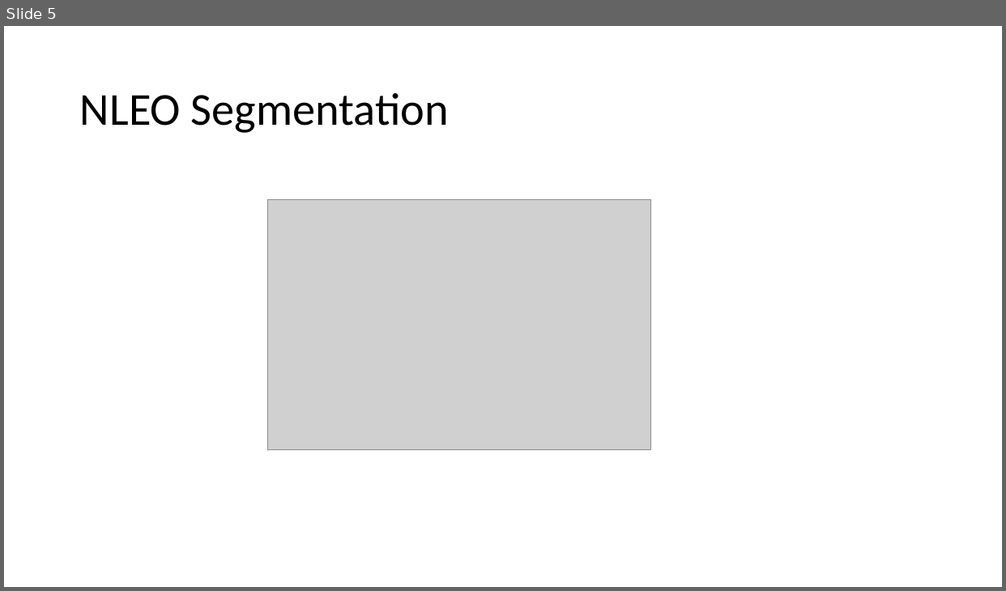
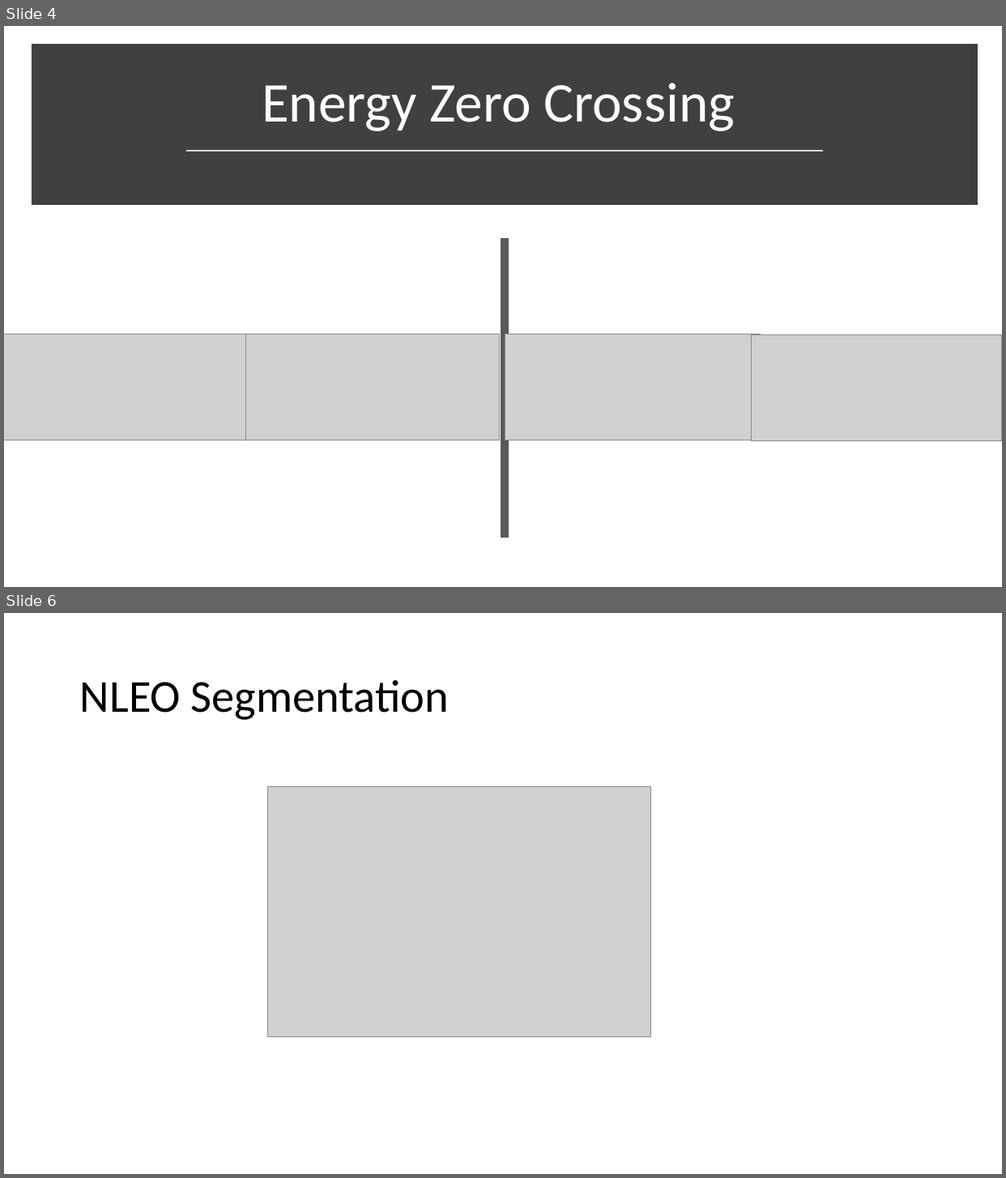
Before and after one commit to vkoil/pempheris-adspersa-alphabetisation, a slide deck: Bigeye Vocalisation.pptx. Shown one above the other, each under a label of ours: slide 5 before the commit, slides 4 and 6 after it; the slides between them are not shown. The pictures are 1006x591 and 1006x1178 pixels, drawn with LibreOffice and Linux fonts; fonts in the diff are those of the drawing; grey boxes stand for pictures. Boxes give left, top, right and bottom in pixels: in the first picture for what was removed or moved away, otherwise in the second. Text is boxed around its words. In the diff, an @@ line names an element or a change of style, - is before the commit and + after.

```diff
--- a/Bigeye Vocalisation.pptx
+++ b/Bigeye Vocalisation.pptx
@@ slide 4 added at <box>4,26,1002,587</box>, background #FFFFFF @@
@@ rectangle added at <box>36,49,973,200</box>, fill #404040, outline #404040 10 pt @@
@@ title added at <box>262,83,735,131</box>, 54 pt, text #FFFFFF @@
+Energy Zero Crossing
@@ line added from (187, 150) to (823, 150), #D9D9D9 1.75 pt @@
@@ line added from (505, 238) to (505, 538), #595959 8 pt @@
@@ picture added at <box>4,335,256,440</box> @@
@@ picture added at <box>246,335,500,440</box> @@
@@ picture added at <box>505,335,760,440</box> @@
@@ picture added at <box>751,335,1002,441</box> @@
@@ what was slide 5 is now slide 6 @@
```
Also in this commit, not shown: 2 slides changed, 2 other slides added, 2 slides removed.
